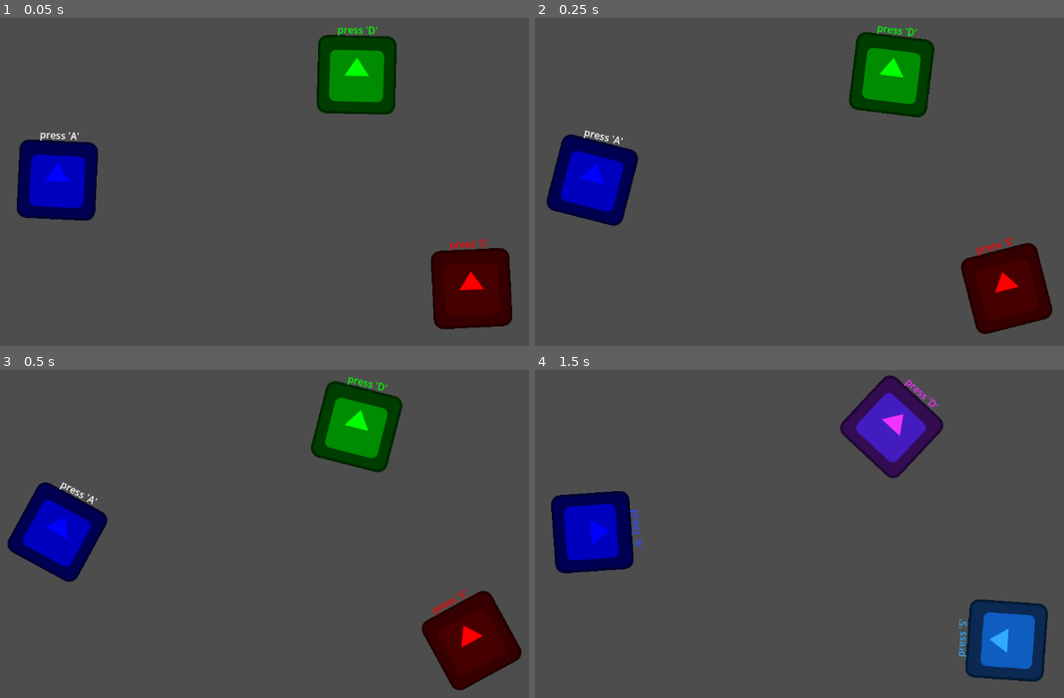
Above: before the commit, frames 1-4 (two rows, left to right).
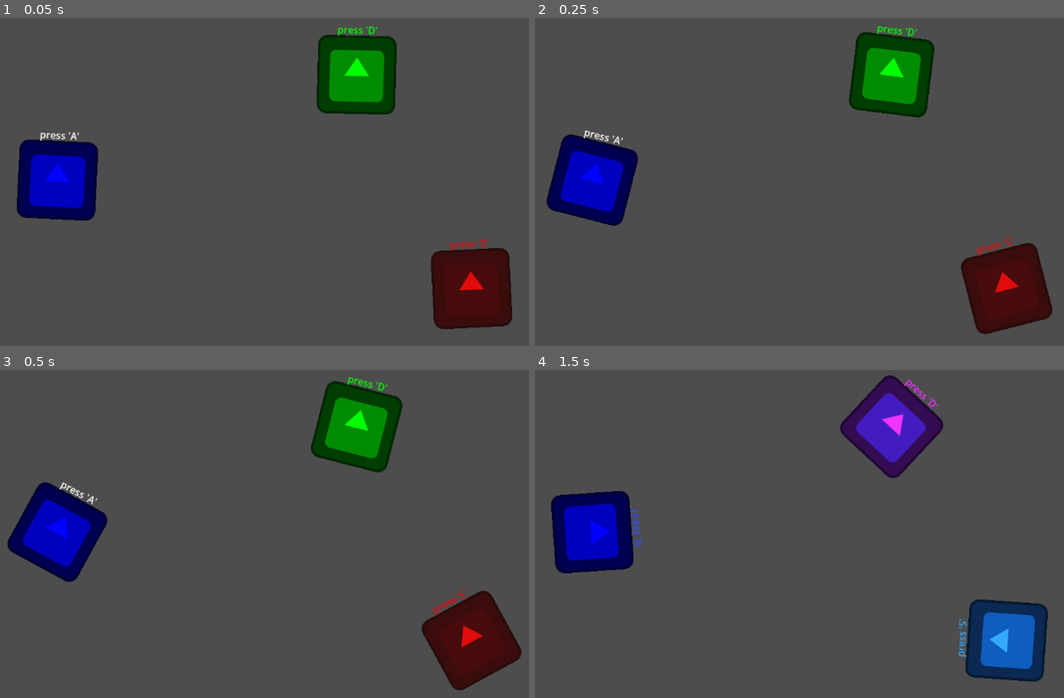
Above: after the commit, the same moments.

Repository: MuhammedTrhan/Task_Projects
Game: Godot game, scene res://test_scene.tscn
Two runs of this game, one before a commit and one after it. Both use one fixed random seed, a clock stepped at 60 frames per second and the inputs below. The engine's default icon, where the game draws it, is replaced by a stand-in: a white triangle on a blue panel in a dark square.
Inputs (mouse positions are in pixels of both pictures, inside the frame that each line leads up to):
- Up to frame 1 (0.05 s): no input
- Up to frame 2 (0.25 s): no input
- Up to frame 3 (0.5 s): no input
- Up to frame 4 (1.5 s): tap A (a_pressed) at 0.5 s; move the mouse to (593, 530) at 0.52 s; hold A (a_pressed) 0.53-1.28 s; click (593, 530) at 0.67 s; move the mouse to (1005, 638) at 1.27 s; tap D (d_pressed) at 1.35 s; click (1005, 638) at 1.42 s

The runs differ from the first frame. In frame 1, 0.1% of the frame differs, in the area x 85-92%, y 68-84%; in frame 2, 0.1%; in frame 3, 0.1%, in the area x 81-92%, y 68-85%; in frame 4, nothing differs.

Commit message:
UPDATED one object's modulate value

Diff:
--- a/running-project/test_scene.tscn
+++ b/running-project/test_scene.tscn
@@ -34,7 +34,7 @@
 text = "press 'A'"
 
 [node name="Area2D2" type="Area2D" parent="." unique_id=1205224898]
-modulate = Color(1, 0, 0, 1)
+modulate = Color(1, 0, 0, 0.8392157)
 position = Vector2(962, 534)
 script = ExtResource("2_sasra")
 metadata/_edit_group_ = true
